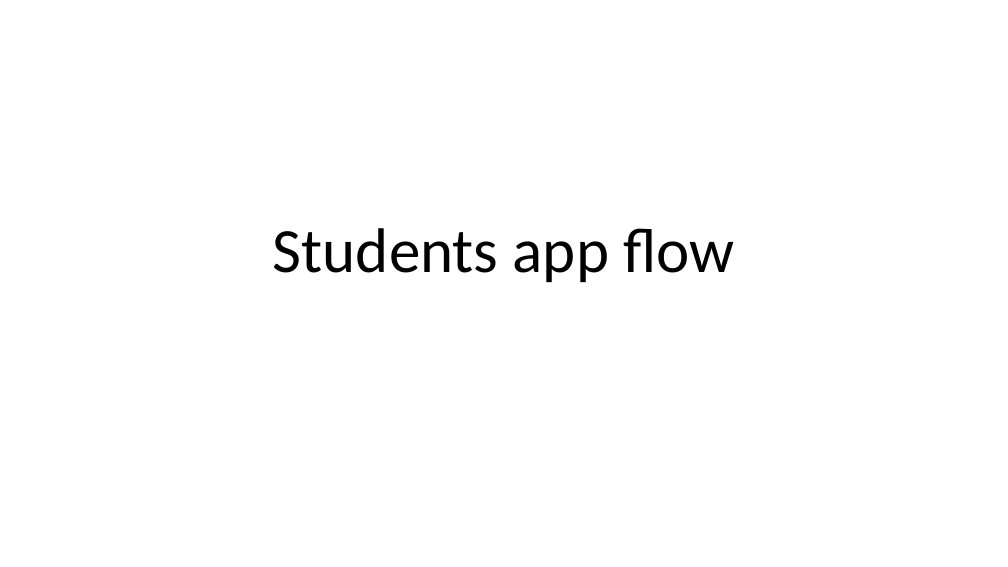
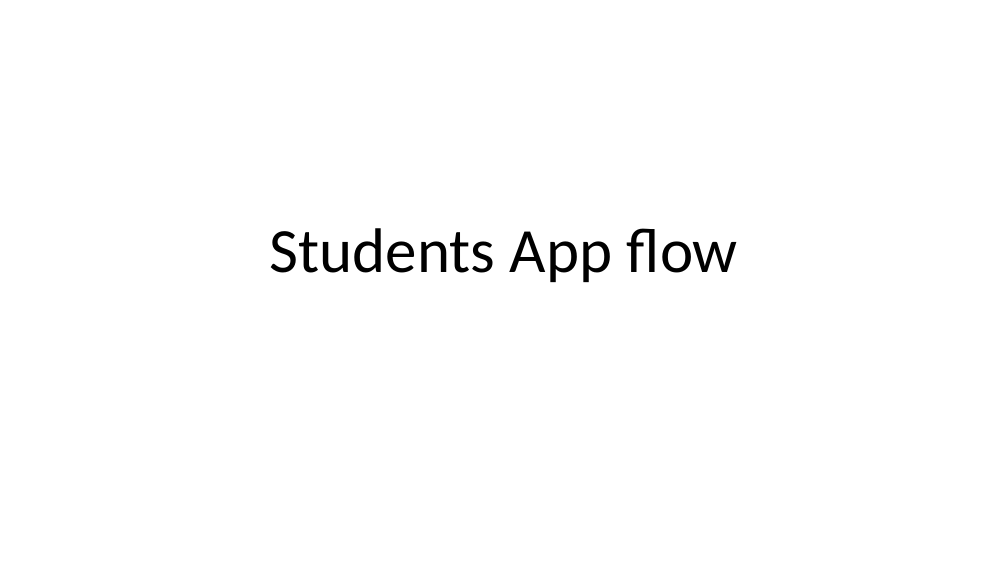
Before and after one commit to joechina/eclasso2o, a slide deck: slide 1 of Parrot-Wireframe/Students flow.pptx. Drawn at 1008x567 pixels with LibreOffice and Linux fonts; fonts in the diff are those of the drawing. Boxes give left, top, right and bottom in pixels: in the first picture for what was removed or moved away, otherwise in the second. Text is boxed around its words. In the diff, an @@ line names an element or a change of style, - is before the commit and + after.

Commit message:
update for first experience flow

```diff
--- a/Parrot-Wireframe/Students flow.pptx
+++ b/Parrot-Wireframe/Students flow.pptx
@@ title at [270, 228, 738, 282]: text changed @@
-Students app flow
+Students App flow
```
Also in this commit, not shown: 4 other slides changed, 1 slide added, 2 slides removed.
